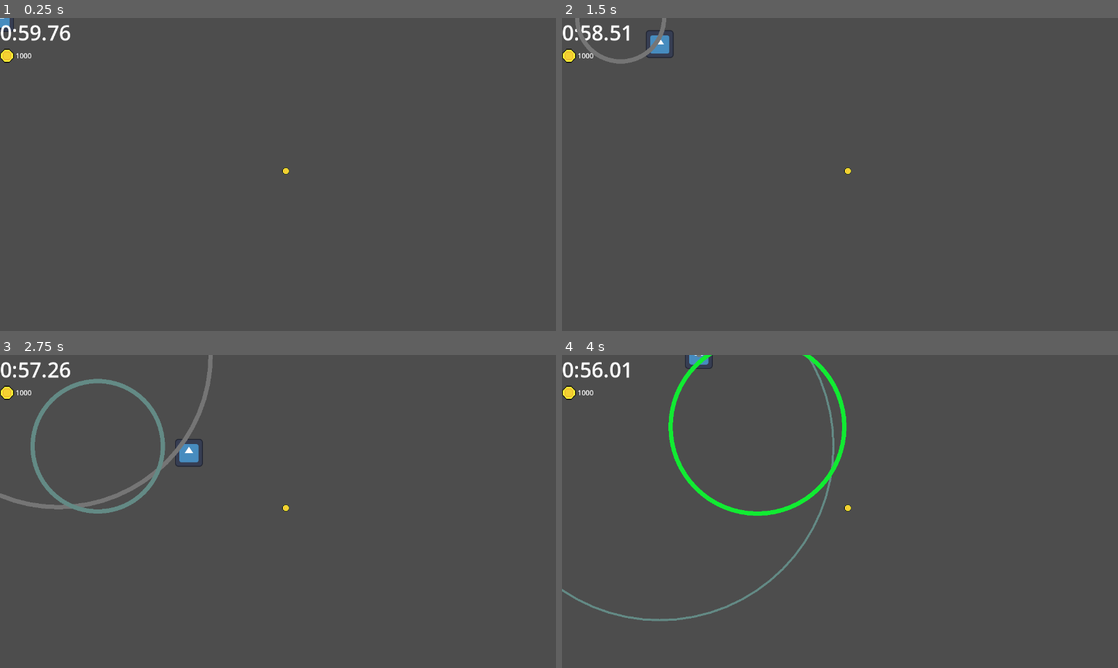
Above: before the commit, frames 1-4 (two rows, left to right).
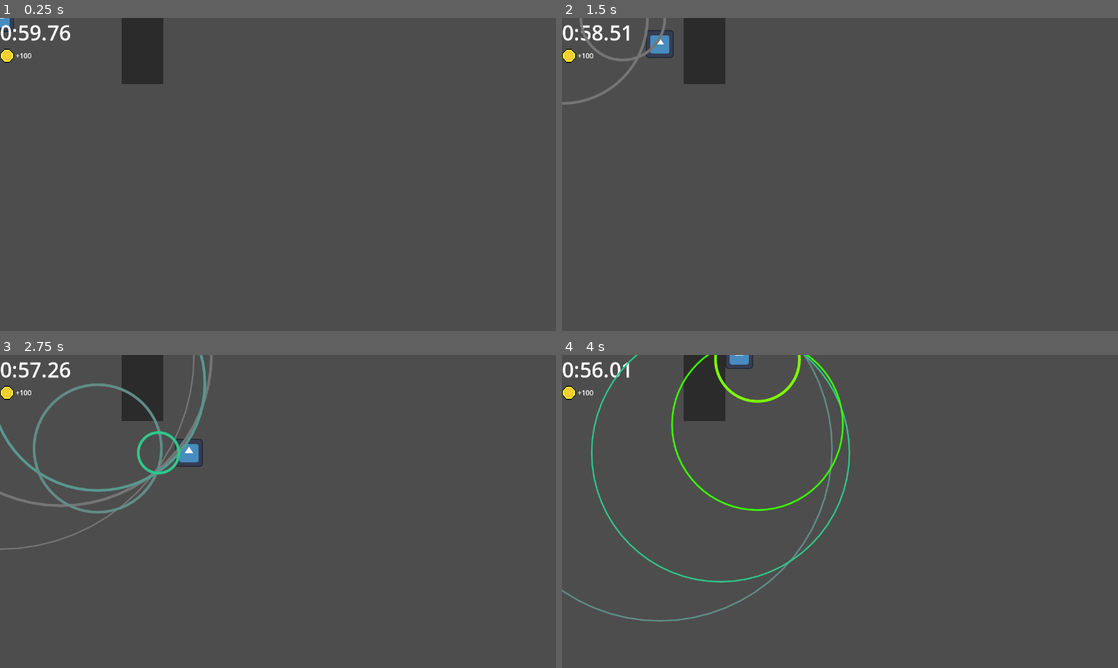
Above: after the commit, the same moments.

Repository: Emarald64/signals
Game: Godot game, scene res://Scenes/main.tscn
The game is run twice, just before and just after one commit, with the same random seed, the same clock (stepped at 60 frames per second) and the same inputs. The engine's default icon, where the game draws it, is replaced by a stand-in: a white triangle on a blue panel in a dark square.
Inputs:
- Up to frame 1 (0.25 s): no input
- Up to frame 2 (1.5 s): tap Enter at 0.5 s; hold D (move_right) 0.53-1.28 s; hold S (move_down) from 1.28 s (still down)
- Up to frame 3 (2.75 s): release S (move_down) at 2.03 s; hold D (move_right) from 2.03 s (still down)
- Up to frame 4 (4 s): release D (move_right) at 2.78 s; hold W (move_up) 2.78-3.53 s; hold A (move_left) from 3.53 s (still down)

The runs differ from the first frame. In frame 1, 1.6% of the frame differs, in the area x 2-52%, y 0-50%; in frame 2, 2.1%; in frame 3, 3.5%; in frame 4, 4.4%, in the area x 0-52%, y 0-86%.

Commit message:
improved tresure detection and scoring

Diff:
--- a/Scenes/detector_circle.gd
+++ b/Scenes/detector_circle.gd
@@ -1,14 +1,14 @@
 extends Node2D
 
 const circleSpeed:=200
-static var gradient:=preload("res://Scenes/detector_circle_gradient.tres")
-static var widthCurve:=preload("res://Scenes/detector_circle_width_curve.tres")
+const gradient:=preload("res://Scenes/detector_circle_gradient.tres")
+const widthCurve:=preload("res://Scenes/detector_circle_width_curve.tres")
 var currentRadius:=0.0
 var maxDistance:float
 
 
 func _draw() -> void:
-	draw_circle(Vector2.ZERO,currentRadius,gradient.sample(maxDistance/500),false,widthCurve.sample(currentRadius/maxDistance))
+	draw_circle(Vector2.ZERO,currentRadius,gradient.sample(maxDistance/500),false,widthCurve.sample(currentRadius/maxDistance),true)
 
 func _process(delta: float) -> void:
 	currentRadius+=circleSpeed*delta
--- a/Scenes/detector_circle_width_curve.tres
+++ b/Scenes/detector_circle_width_curve.tres
@@ -1,6 +1,6 @@
 [gd_resource type="Curve" format=3 uid="uid://d1uh4kjxnrrnu"]
 
 [resource]
-_limits = [0.0, 10.0, 0.0, 1.0]
-_data = [Vector2(1e-05, 10), 0.0, 0.0, 1, 1, Vector2(0.75, 10), 0.0, -40.0, 1, 1, Vector2(1, 0), -40.0, 0.0, 1, 0]
+_limits = [0.0, 5.0, 0.0, 1.0]
+_data = [Vector2(0, 5), 0.0, 0.0, 1, 1, Vector2(0.75, 5), 0.0, -20.0, 1, 1, Vector2(1, 0), -20.0, 0.0, 1, 0]
 point_count = 3
--- a/Scenes/main.gd
+++ b/Scenes/main.gd
@@ -1,10 +1,19 @@
 extends Node2D
+
+@export var tresures:Array[Area2D]
+@onready var stage:=$"Stage 1"
+
+func loadStage(stagePath:String):
+	$Player.animating=true
 
 func formatTime(time:float) -> String:
 	return str(floori(time/60)).pad_zeros(1)+":"+str(floori(time)).pad_zeros(2)+"."+str(floori(time*100)%100).pad_zeros(2)
 
 func _process(delta: float) -> void:
-	$"VBoxContainer/Time Left".text=formatTime($"Time Left".time_left)
+	$"VBoxContainer/Time Left".text=formatTime(stage.get_node("Time Left").time_left)
+	%Reward.text="+"+str(stage.get_reward())
 
-func getTresure() -> Node:
-	return $Tresure
+func collectedTresure(tresure:Area2D) ->bool:
+	tresures.erase(tresure)
+	tresure.queue_free()
+	return len(tresures)==0
--- a/Scenes/main.tscn
+++ b/Scenes/main.tscn
@@ -1,13 +1,17 @@
-[gd_scene load_steps=4 format=3 uid="uid://dxfp45rvh503q"]
+[gd_scene load_steps=6 format=3 uid="uid://dxfp45rvh503q"]
 
 [ext_resource type="Script" uid="uid://dqe6vga453ic8" path="res://Scenes/main.gd" id="1_bo1nx"]
 [ext_resource type="Texture2D" uid="uid://clugn61ptfefe" path="res://assets/coin.png" id="2_8gbba"]
 [ext_resource type="PackedScene" uid="uid://d3cut6yphmj5k" path="res://Scenes/player.tscn" id="2_jjvhh"]
+[ext_resource type="PackedScene" uid="uid://cutwgpaqvde1q" path="res://Scenes/tresure.tscn" id="4_jjvhh"]
+[ext_resource type="PackedScene" uid="uid://bfhctd4oohoth" path="res://Scenes/stages/stage_1.tscn" id="5_kry3j"]
 
-[node name="main" type="Node2D"]
+[node name="main" type="Node2D" node_paths=PackedStringArray("tresures")]
 script = ExtResource("1_bo1nx")
+tresures = [NodePath("Tresure"), NodePath("Tresure2")]
 
 [node name="Player" parent="." instance=ExtResource("2_jjvhh")]
+randomness = 0.01
 
 [node name="VBoxContainer" type="VBoxContainer" parent="."]
 offset_right = 40.0
@@ -31,15 +35,12 @@
 [node name="Reward" type="Label" parent="VBoxContainer/HBoxContainer"]
 unique_name_in_owner = true
 layout_mode = 2
-text = "1000"
+text = "+100"
 
-[node name="Time Left" type="Timer" parent="."]
-wait_time = 60.0
-one_shot = true
-autostart = true
+[node name="Tresure" parent="." instance=ExtResource("4_jjvhh")]
+position = Vector2(1219, 611)
 
-[node name="Tresure" type="Node2D" parent="."]
-position = Vector2(658, 352)
+[node name="Tresure2" parent="." instance=ExtResource("4_jjvhh")]
+position = Vector2(646, 42)
 
-[node name="Sprite2D" type="Sprite2D" parent="Tresure"]
-texture = ExtResource("2_8gbba")
+[node name="Stage 1" parent="." instance=ExtResource("5_kry3j")]
--- a/Scenes/player.gd
+++ b/Scenes/player.gd
@@ -1,18 +1,35 @@
 extends CharacterBody2D
 
-
+#@export var curve:Curve
 const SPEED = 300.0
-
+@export_range(0,1.0,0.01) var randomness:=0.33
+var animating:=false
 
 func _physics_process(delta: float) -> void:
-	if get_parent().getTresure().global_position.distance_squared_to(global_position)<1024:
-		print('got tresure')
 	velocity=Input.get_vector("move_left","move_right","move_up","move_down")*SPEED
 	move_and_slide()
 
 
 func spawnCircle() -> void:
 	var circle =preload("res://Scenes/detector_circle.tscn").instantiate()
-	circle.maxDistance=minf(500.0,get_parent().getTresure().global_position.distance_to(global_position))
+	circle.maxDistance=getCircleDistance()
 	circle.position=position
 	get_parent().add_child(circle)
+
+func getCircleDistance() -> float:
+	# get distance to closest tresure
+	var minDistance:=10000000
+	for tresure in get_parent().tresures:
+		var distanceSquared=global_position.distance_squared_to(tresure.global_position)
+		minDistance=min(distanceSquared,minDistance)
+	return minf(500.0,(minDistance**0.5)/((cos(PI*randf())*randomness)+1))
+
+
+func testCollectTresure(area: Area2D) -> void:
+	$RayCast2D.target_position=area.global_position-global_position
+	$RayCast2D.force_raycast_update()
+	if not $RayCast2D.is_colliding():
+		get_parent().collectedTresure(area)
+		print('got tresure')
+	else:
+		print('wall blocking collection')
--- a/Scenes/player.tscn
+++ b/Scenes/player.tscn
@@ -6,9 +6,11 @@
 [sub_resource type="RectangleShape2D" id="RectangleShape2D_cvnsp"]
 size = Vector2(64, 64)
 
+[sub_resource type="CircleShape2D" id="CircleShape2D_cvnsp"]
+radius = 40.0
+
 [node name="Player" type="CharacterBody2D"]
 motion_mode = 1
-wall_min_slide_angle = 0.7853982
 script = ExtResource("1_cvnsp")
 
 [node name="Sprite2D" type="Sprite2D" parent="."]
@@ -19,6 +21,17 @@
 shape = SubResource("RectangleShape2D_cvnsp")
 
 [node name="Timer" type="Timer" parent="."]
+wait_time = 0.5
 autostart = true
 
+[node name="Tresure Collector" type="Area2D" parent="."]
+collision_layer = 0
+collision_mask = 2
+
+[node name="CollisionShape2D" type="CollisionShape2D" parent="Tresure Collector"]
+shape = SubResource("CircleShape2D_cvnsp")
+
+[node name="RayCast2D" type="RayCast2D" parent="."]
+
 [connection signal="timeout" from="Timer" to="." method="spawnCircle"]
+[connection signal="area_entered" from="Tresure Collector" to="." method="testCollectTresure"]
--- /dev/null
+++ b/Scenes/stages/stage.gd
@@ -0,0 +1,7 @@
+class_name Stage extends Node2D
+
+@export var spareTime:=20
+@export var maxReward:=100
+
+func get_reward() -> int:
+	return min(1,($"Time Left".time_left/($"Time Left".wait_time-spareTime)))*maxReward
--- /dev/null
+++ b/Scenes/stages/stage_1.tscn
@@ -0,0 +1,20 @@
+[gd_scene load_steps=2 format=3 uid="uid://bfhctd4oohoth"]
+
+[ext_resource type="Script" uid="uid://dwuafm5lmj8bn" path="res://Scenes/stages/stage.gd" id="1_jvroi"]
+
+[node name="Base Stage" type="Node2D"]
+script = ExtResource("1_jvroi")
+
+[node name="StaticBody2D" type="StaticBody2D" parent="."]
+
+[node name="Polygon2D" type="Polygon2D" parent="StaticBody2D"]
+color = Color(0.16924527, 0.1692453, 0.16924527, 1)
+polygon = PackedVector2Array(280, -104, 280, 152, 376, 152, 376, -104)
+
+[node name="CollisionPolygon2D" type="CollisionPolygon2D" parent="StaticBody2D"]
+polygon = PackedVector2Array(280, -104, 280, 152, 376, 152, 376, -104)
+
+[node name="Time Left" type="Timer" parent="."]
+wait_time = 60.0
+one_shot = true
+autostart = true
--- /dev/null
+++ b/Scenes/tresure.tscn
@@ -0,0 +1,16 @@
+[gd_scene load_steps=3 format=3 uid="uid://cutwgpaqvde1q"]
+
+[ext_resource type="Texture2D" uid="uid://clugn61ptfefe" path="res://assets/coin.png" id="1_kq6kk"]
+
+[sub_resource type="CircleShape2D" id="CircleShape2D_aciyn"]
+
+[node name="Tresure" type="Area2D"]
+collision_layer = 2
+collision_mask = 0
+
+[node name="CollisionShape2D" type="CollisionShape2D" parent="."]
+shape = SubResource("CircleShape2D_aciyn")
+
+[node name="Sprite2D" type="Sprite2D" parent="."]
+visible = false
+texture = ExtResource("1_kq6kk")
--- a/project.godot
+++ b/project.godot
@@ -55,6 +55,11 @@
 ]
 }
 
+[layer_names]
+
+2d_physics/layer_1="wall"
+2d_physics/layer_2="tresure"
+
 [rendering]
 
 renderer/rendering_method="gl_compatibility"
Not shown: 1 places in Scenes/player.tscn that only renumber resources
Not shown, added: Scenes/stages/stage.gd.uid
